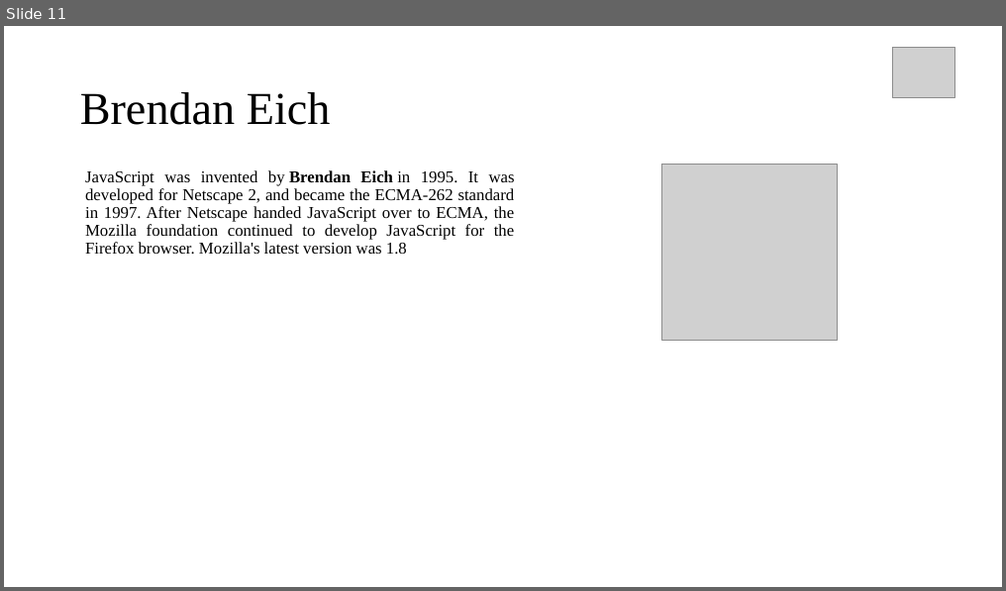
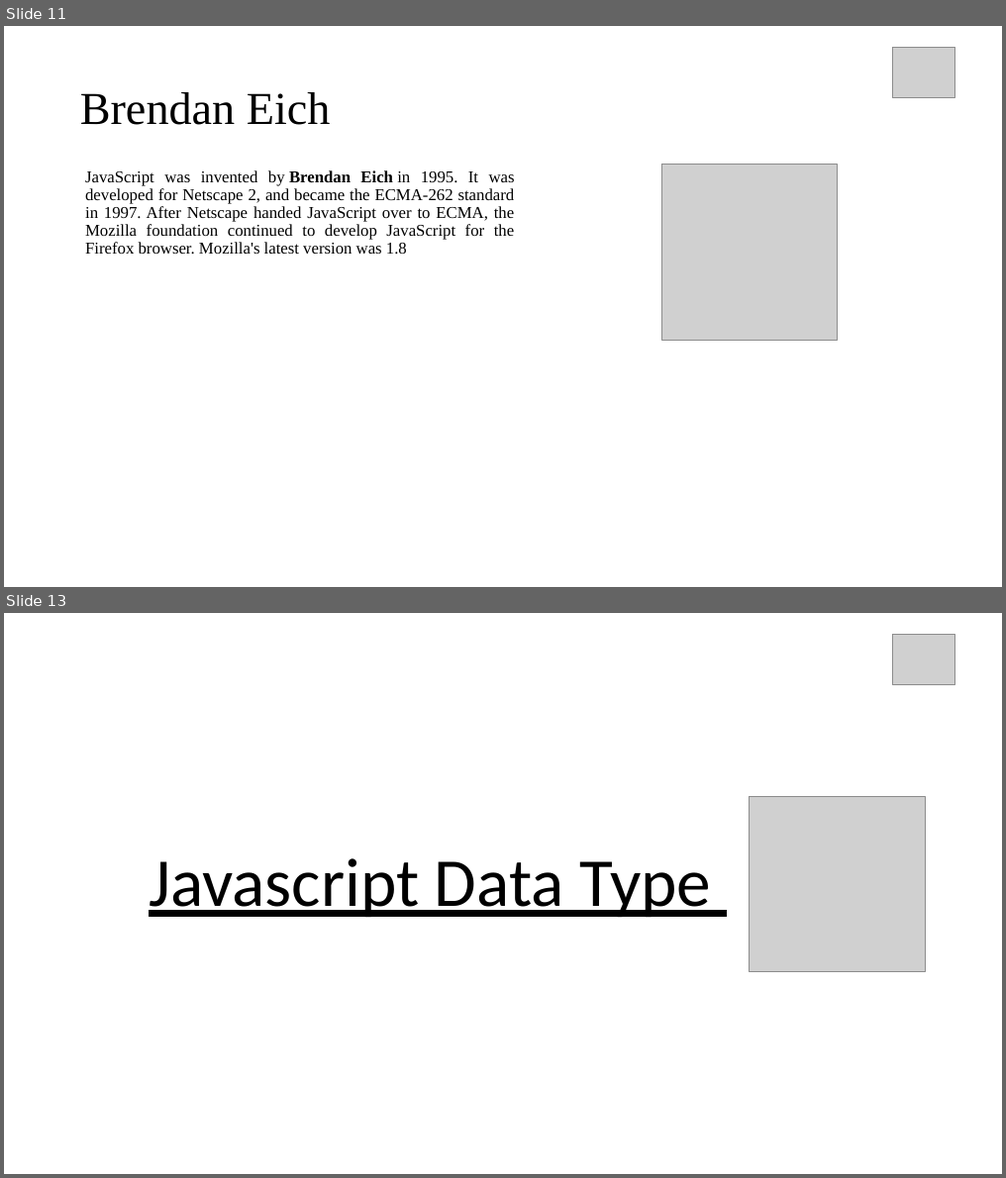
Before and after one commit to pappudey/Course-Code-, a slide deck: js 1st class slide - part 01 .pptx. Shown one above the other, each under a label of ours: slide 11 before the commit, slides 11 and 13 after it; the slides between them are not shown. The pictures are 1006x591 and 1006x1178 pixels, drawn with LibreOffice and Linux fonts; fonts in the diff are those of the drawing; grey boxes stand for pictures. Boxes give left, top, right and bottom in pixels: in the first picture for what was removed or moved away, otherwise in the second. Text is boxed around its words. In the diff, an @@ line names an element or a change of style, - is before the commit and + after.

```diff
--- a/js 1st class slide - part 01 .pptx
+++ b/js 1st class slide - part 01 .pptx
@@ slide 13 added at bbox=[4, 613, 1002, 1174], background #FFFFFF @@
@@ picture added at bbox=[893, 634, 955, 685] @@
@@ picture added at bbox=[749, 796, 925, 971] @@
@@ title added at bbox=[149, 859, 711, 918], 66 pt, text #000000, underline @@
+Javascript Data Type
```
Also in this commit, not shown: 1 slide changed, 5 other slides added, 3 slides removed, 1 other file.
